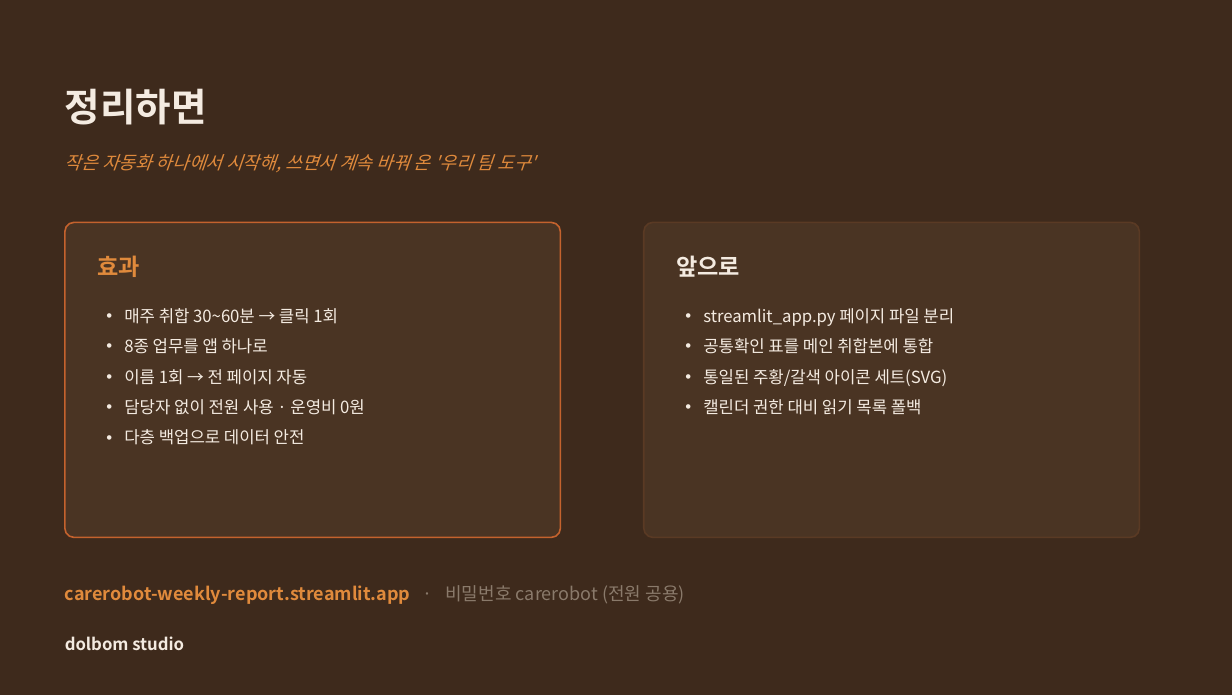
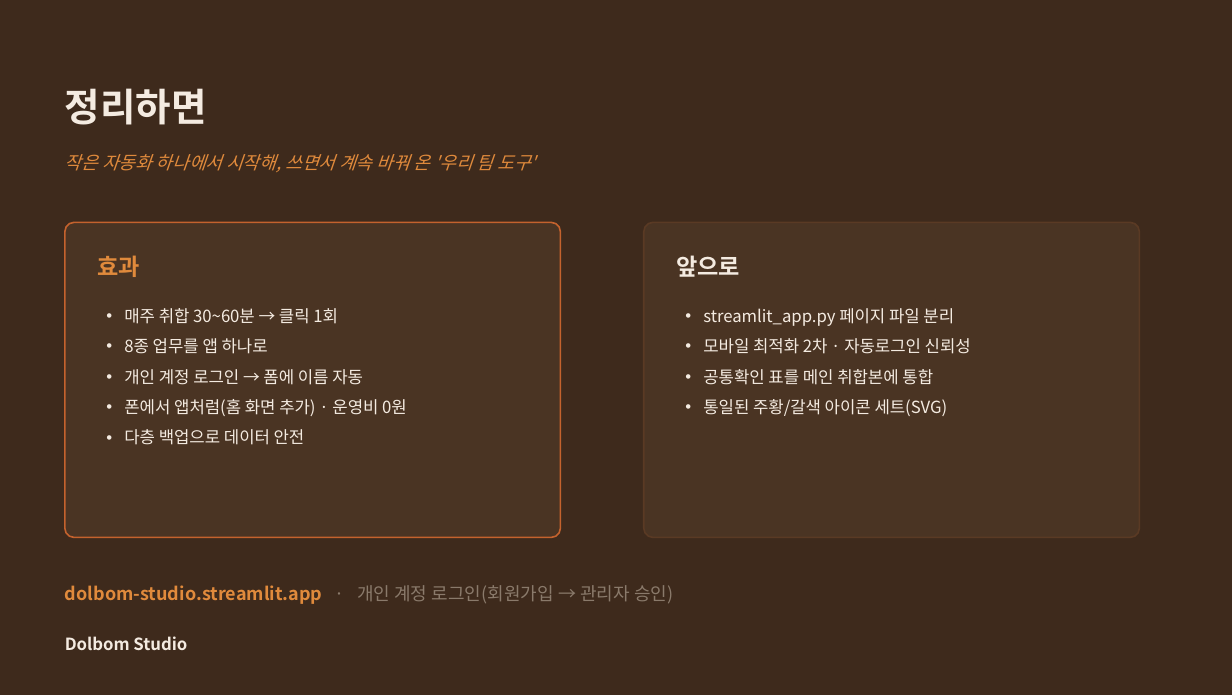
Before and after one commit to carerobot0001-pixel/carerobot-weekly-report, a slide deck: slide 14 of docs/dolbom_studio_소개.pptx (slide 13 before the commit). Drawn at 1232x695 pixels with LibreOffice and Linux fonts; fonts in the diff are those of the drawing. Boxes give left, top, right and bottom in pixels: in the first picture for what was removed or moved away, otherwise in the second. Text is boxed around its words. In the diff, an @@ line names an element or a change of style, - is before the commit and + after.

Commit message:
폰 문제 2건 수정 + 문서 갱신
- 자동 로그인: Safari에서 앱 iframe의 localStorage 접근 불가 → localStorage/버튼/체크박스 제거.
  로그인 유지는 ?uid&tok URL 토큰으로, '홈 화면에 추가'하면 자동 로그인(안내 문구 추가).
- 사업단 일정: 임베드 달력이 구글 로그인 벽을 띄움 → 서비스계정으로 읽은 '일정 목록'을 기본(누구나 보임),
  큰 달력(구글 임베드)은 접이식으로.
- docs: 설계 MD 전면 갱신(계정 로그인·브랜딩·모바일/PWA), 소개 PPT에 Stage 7·8 추가·재생성(14슬라이드).

```diff
--- a/docs/dolbom_studio_소개.pptx
+++ b/docs/dolbom_studio_소개.pptx
@@ text at [703,338,971,354]: paragraph added @@
+• 모바일 최적화 2차 · 자동로그인 신뢰성
@@ text at [124,369,407,416]: text changed @@
-• 이름 1회 → 전 페이지 자동
-• 담당자 없이 전원 사용 · 운영비 0원
+• 개인 계정 로그인 → 폼에 이름 자동
+• 폰에서 앱처럼(홈 화면 추가) · 운영비 0원
@@ text at [703,399,922,415]: paragraph removed @@
-• 캘린더 권한 대비 읽기 목록 폴백
@@ text at [65,585,674,604]: text changed @@
-carerobot-weekly-report.streamlit.app · 비밀번호 carerobot (전원 공용)
+dolbom-studio.streamlit.app · 개인 계정 로그인(회원가입 → 관리자 승인)
@@ text at [65,636,187,650]: text changed @@
-dolbom studio
+Dolbom Studio
```
Also in this commit, not shown: 3 other slides changed, 1 slide added, 4 other files.
